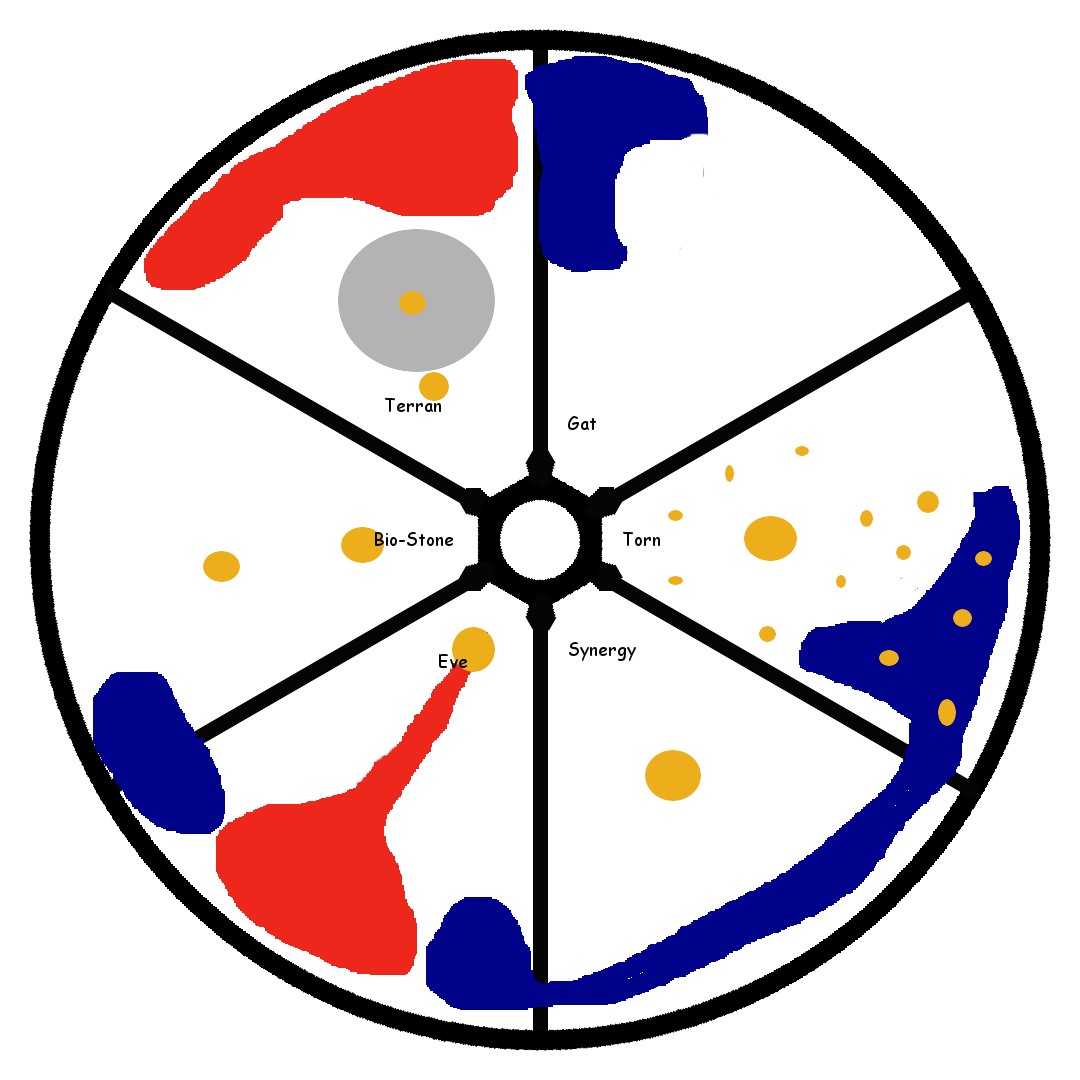
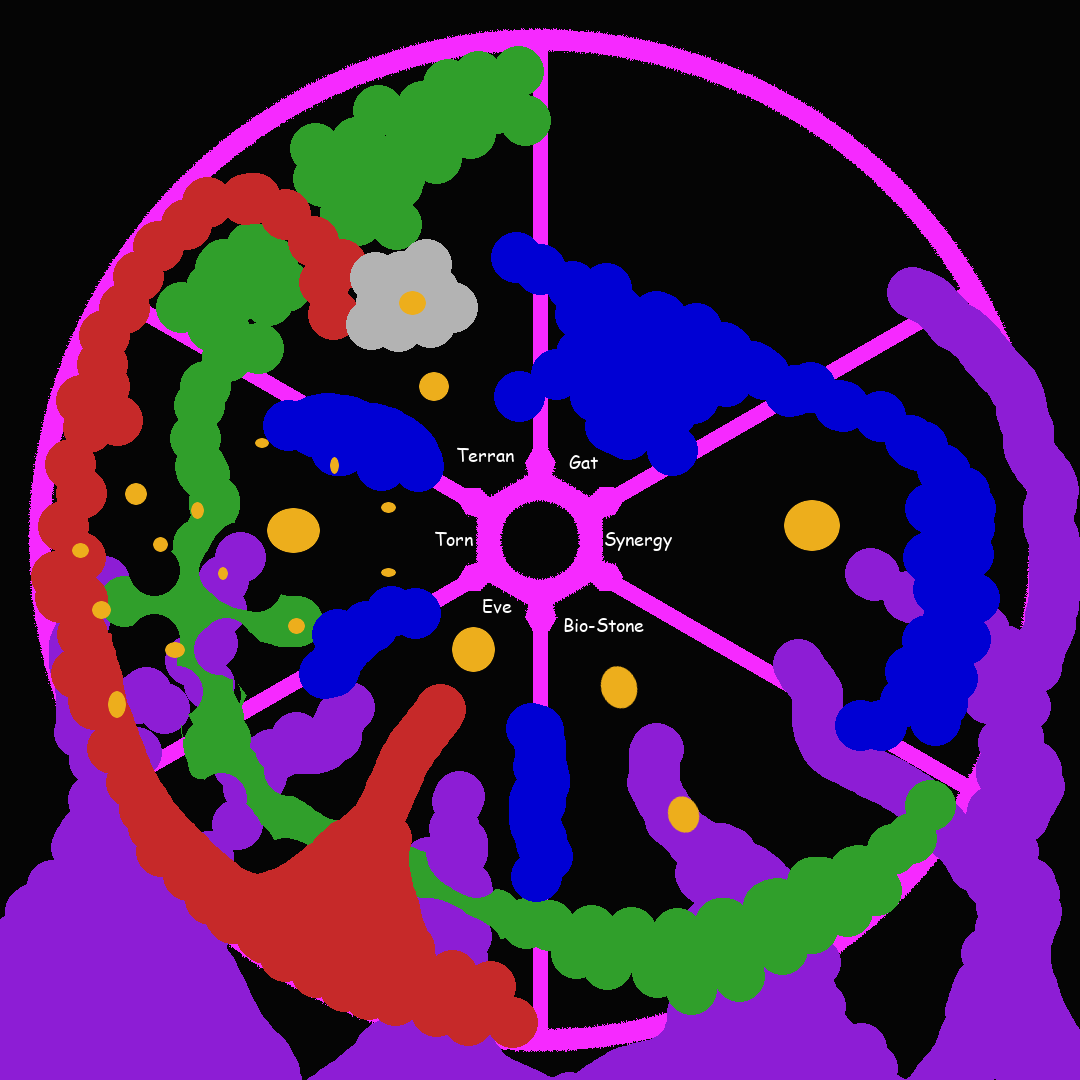
The second 1080px x 1080px image is a revision of the first. Changes to its layers:
painted on "Synergy" over [569, 532, 672, 661]
painted on "Torn" over [435, 531, 660, 546]
painted on "Gat" over [568, 416, 598, 469]
painted on "Eve" over [439, 599, 512, 669]
painted on "Bio-Stone" over [375, 532, 644, 632]
painted on "Terran" over [385, 397, 514, 462]
painted on "Capitals" over [72, 438, 992, 834]
moved "AI" above "Pirates", painted on it over [338, 229, 495, 372]
painted on "Pirates" over [93, 56, 1020, 1010]
painted on "Rabid" over [31, 59, 538, 1048]
added layer "Plague" above "Crawlers" over [99, 46, 956, 1015]
added layer "Crawlers" above "Frame" over [0, 267, 1080, 1080]
painted on "Frame" over [28, 28, 1052, 1052]
painted on "Background" over [0, 0, 1080, 1080]
